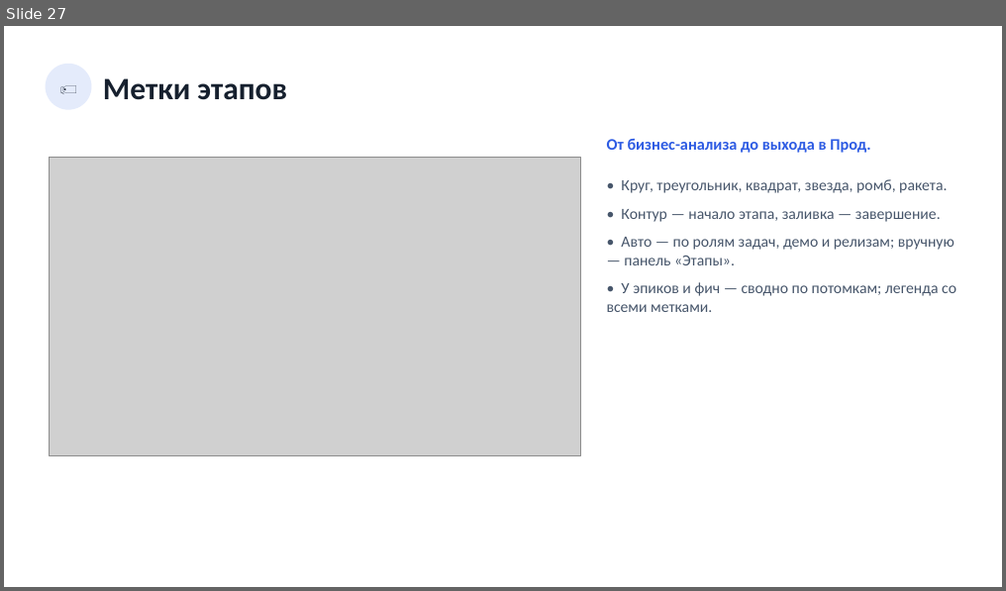
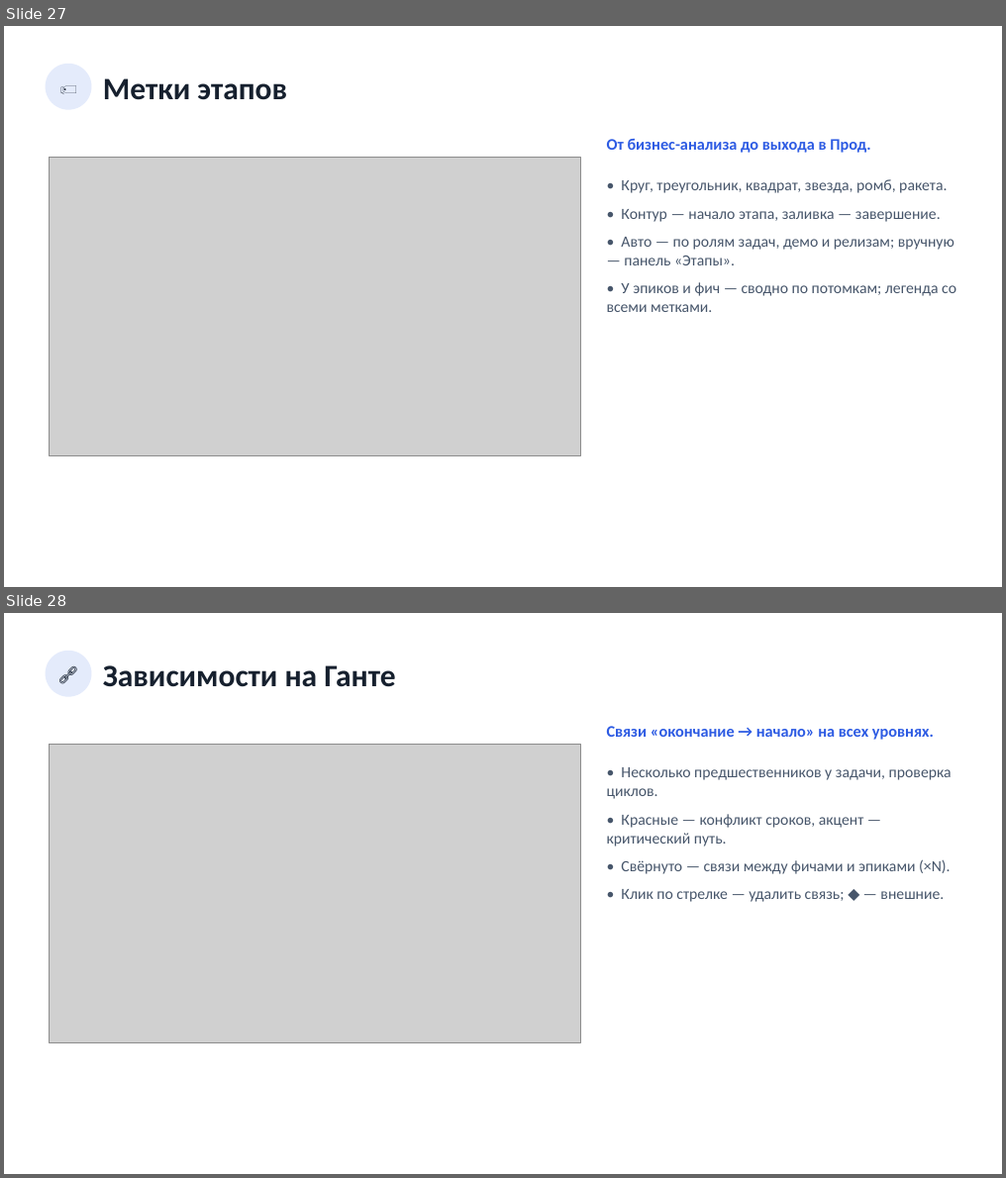
Before and after one commit to neoandrey1985/Planirovanie, a slide deck: frontend/docs/Презентация_приложения.pptx. Shown one above the other, each under a label of ours: slide 27 before the commit, slides 27 and 28 after it. The pictures are 1006x591 and 1006x1178 pixels, drawn with LibreOffice and Linux fonts; fonts in the diff are those of the drawing; grey boxes stand for pictures. Boxes give left, top, right and bottom in pixels: in the first picture for what was removed or moved away, otherwise in the second. Text is boxed around its words. In the diff, an @@ line names an element or a change of style, - is before the commit and + after.

```diff
--- a/frontend/docs/Презентация_приложения.pptx
+++ b/frontend/docs/Презентация_приложения.pptx
@@ slide 28 added at bbox=[4, 613, 1002, 1174], background #FFFFFF @@
@@ ellipse added at bbox=[46, 651, 91, 697], fill #E4EBFB, 18 pt, text #16202E @@
+🔗
@@ text added at bbox=[103, 665, 395, 687], 30 pt, text #16202E, bold @@
+Зависимости на Ганте
@@ text added at bbox=[607, 726, 934, 740], 15.5 pt, text #2D5BE3, bold @@
+Связи «окончание → начало» на всех уровнях.
@@ picture added at bbox=[49, 744, 580, 1043] @@
@@ text added at bbox=[607, 767, 951, 902], 15 pt, text #47566B @@
+• Несколько предшественников у задачи, проверка циклов.
+• Красные — конфликт сроков, акцент — критический путь.
+• Свёрнуто — связи между фичами и эпиками (×N).
+• Клик по стрелке — удалить связь; ◆ — внешние.
```
Also in this commit, not shown: 18 other files.
